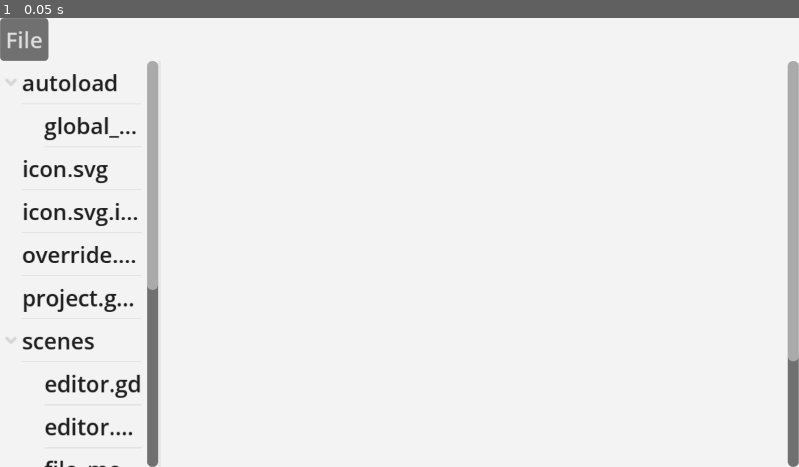
Above: before the commit, frame 1.
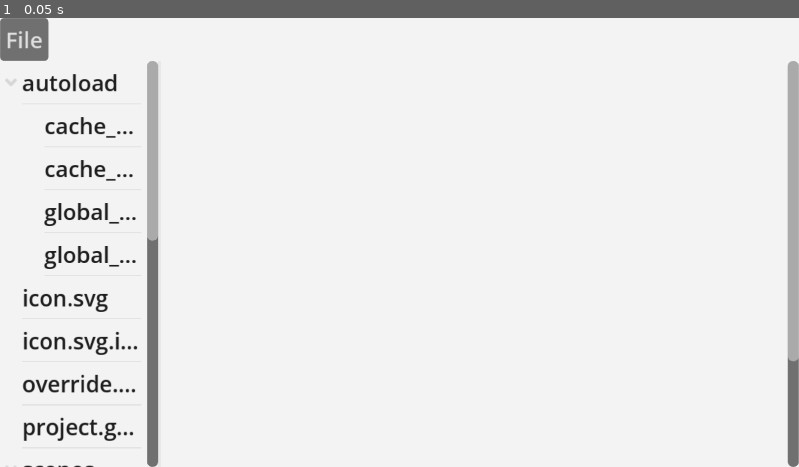
Above: after the commit, the same moment.

Repository: olafjanssen/snorfeld
Game: Godot game, scene res://scenes/editor.tscn
Same seed, same stepped clock (60 frames per second), same inputs: the game is played once before the commit and once after it.
Inputs:
- Up to frame 1 (0.05 s): no input

The runs differ from the first frame. In frame 1, 2.4% of the frame differs, in the area x 0-20%, y 22-100%.

Commit message:
Fix loading folder signal emitting, and adding simple cache manager

Diff:
--- /dev/null
+++ b/autoload/cache_manager.gd
@@ -0,0 +1,80 @@
+extends Node
+
+# Cache manager for temporary data storage
+# Creates and manages the .snorfeld cache folder
+
+const CACHE_DIR_NAME := ".snorfeld"
+var current_cache_path := ""
+
+
+func _ready() -> void:
+	print("Starting caching manager...")
+	# Connect to folder_opened signal to auto-create cache
+	GlobalSignals.folder_opened.connect(_on_folder_opened)
+
+
+func _on_folder_opened(path: String) -> void:
+	current_cache_path = path.path_join(CACHE_DIR_NAME)
+	create_cache(path)
+
+
+# Creates the cache folder for the given directory
+func create_cache(base_path: String) -> bool:
+	var cache_path := base_path.path_join(CACHE_DIR_NAME)
+
+	if not DirAccess.dir_exists_absolute(cache_path):
+		var err: int = DirAccess.make_dir_recursive_absolute(cache_path)
+		if err == OK:
+			current_cache_path = cache_path
+			return true
+		else:
+			push_error("Failed to create cache directory: %s" % [cache_path])
+			return false
+	else:
+		current_cache_path = cache_path
+		return true
+
+
+# Clears the cache folder and all its contents
+func clear_cache(base_path: String) -> bool:
+	var cache_path := base_path.path_join(CACHE_DIR_NAME)
+
+	if DirAccess.dir_exists_absolute(cache_path):
+		var dir := DirAccess.open(cache_path)
+
+		if dir:
+			# Remove all files and subdirectories
+			dir.list_dir_begin()
+			var file_name := ""
+			while file_name != "":
+				file_name = dir.get_next()
+				if file_name != "":
+					var full_path := cache_path.path_join(file_name)
+					if dir.current_is_dir():
+						# Recursively remove subdirectory
+						var sub_dir := DirAccess.open(full_path)
+						if sub_dir:
+							sub_dir.remove_dir_recursive(full_path)
+					else:
+						dir.remove_file(full_path)
+				dir.list_dir_end()
+
+			# Remove the cache directory itself
+			var err: int = dir.remove_dir(cache_path)
+			if err == OK:
+				current_cache_path = ""
+				return true
+			else:
+				push_error("Failed to remove cache directory: %s" % [cache_path])
+				return false
+		else:
+			push_error("Failed to open cache directory for clearing: %s" % [cache_path])
+			return false
+	else:
+		# Cache doesn't exist, nothing to clear
+		return true
+
+
+# Gets the current cache path
+func get_cache_path() -> String:
+	return current_cache_path
--- a/project.godot
+++ b/project.godot
@@ -23,6 +23,7 @@
 [autoload]
 
 GlobalSignals="*res://autoload/global_signals.gd"
+CacheManager="*res://autoload/cache_manager.gd"
 
 [dotnet]
 
--- a/scenes/editor.tscn
+++ b/scenes/editor.tscn
@@ -1,56 +1,56 @@
-[gd_scene format=3]
+[gd_scene format=3 uid="uid://editor"]
 
-[ext_resource type="PackedScene" path="res://scenes/markdown_editor.tscn" id="0"]
-[ext_resource type="Script" path="res://scenes/editor.gd" id="1"]
-[ext_resource type="Script" path="res://scenes/file_menu.gd" id="2"]
-[ext_resource type="Script" path="res://scenes/tree_script.gd" id="3"]
-[ext_resource type="Theme" path="res://themes/light_theme.tres" id="4"]
+[ext_resource type="PackedScene" uid="uid://caaqkeydpk1xe" path="res://scenes/markdown_editor.tscn" id="0"]
+[ext_resource type="Script" uid="uid://vnm4h83qahvi" path="res://scenes/editor.gd" id="1"]
+[ext_resource type="Script" uid="uid://bfh6i4n7e4fpi" path="res://scenes/file_menu.gd" id="2"]
+[ext_resource type="Script" uid="uid://cggewxv0plvcs" path="res://scenes/tree_script.gd" id="3"]
+[ext_resource type="Theme" uid="uid://o8gx2nmawf21" path="res://themes/light_theme.tres" id="4"]
 
-[node name="Editor" type="Control"]
+[node name="Editor" type="Control" unique_id=1329163321]
 layout_mode = 3
 anchors_preset = 15
 anchor_right = 1.0
 anchor_bottom = 1.0
 grow_horizontal = 2
 grow_vertical = 2
-script = ExtResource( "1" )
+script = ExtResource("1")
 
-[node name="Panel" type="Panel" parent="."]
+[node name="Panel" type="Panel" parent="." unique_id=516147253]
 layout_mode = 1
 anchors_preset = 15
 anchor_right = 1.0
 anchor_bottom = 1.0
 grow_horizontal = 2
 grow_vertical = 2
-theme = ExtResource( "4" )
+theme = ExtResource("4")
 
-[node name="MenuBar" type="MenuBar" parent="."]
+[node name="MenuBar" type="MenuBar" parent="." unique_id=16594385]
 layout_mode = 0
 anchor_right = 1.0
 size_flags_vertical = 0
-theme = ExtResource( "4" )
+theme = ExtResource("4")
 
-[node name="File" type="PopupMenu" parent="MenuBar"]
-theme = ExtResource( "4" )
-script = ExtResource( "2" )
+[node name="File" type="PopupMenu" parent="MenuBar" unique_id=1344205732]
+theme = ExtResource("4")
+script = ExtResource("2")
 
-[node name="HSplitContainer" type="HSplitContainer" parent="."]
+[node name="HSplitContainer" type="HSplitContainer" parent="." unique_id=1412264399]
 layout_mode = 0
 anchor_right = 1.0
 anchor_bottom = 1.0
 offset_top = 24.0
-theme = ExtResource( "4" )
-split_offsets = PackedInt32Array( 116 )
+theme = ExtResource("4")
+split_offsets = PackedInt32Array(116)
 split_offset = 116
 
-[node name="FileBrowser" type="Tree" parent="HSplitContainer"]
+[node name="FileBrowser" type="Tree" parent="HSplitContainer" unique_id=282338753]
 layout_mode = 2
 size_flags_vertical = 3
-theme = ExtResource( "4" )
+theme = ExtResource("4")
 hide_root = true
-script = ExtResource( "3" )
+script = ExtResource("3")
 
-[node name="MarkdownEditor" parent="HSplitContainer" instance=ExtResource( "0" )]
+[node name="MarkdownEditor" parent="HSplitContainer" unique_id=65735836 instance=ExtResource("0")]
 layout_mode = 2
 size_flags_horizontal = 3
-theme = ExtResource( "4" )
+theme = ExtResource("4")
--- a/scenes/tree_script.gd
+++ b/scenes/tree_script.gd
@@ -7,17 +7,16 @@
 
 func _ready():
 	Window.get_focused_window().set_content_scale_factor(2.0)
-	_load_config()
-	_setup_file_tree()
 	item_selected.connect(_on_item_selected)
 	GlobalSignals.request_open_folder.connect(_on_open_folder_requested)
 	GlobalSignals.folder_opened.connect(_on_folder_opened)
+	_load_config()
 
 func _load_config():
 	if config.load(CONFIG_FILE) != OK:
-		current_path = "res://"
+		GlobalSignals.folder_opened.emit("res://")
 	else:
-		current_path = config.get_value("general", "last_folder", "res://")
+		GlobalSignals.folder_opened.emit(config.get_value("general", "last_folder", "res://"))
 
 func _save_config():
 	config.set_value("general", "last_folder", current_path)
Not shown, added: autoload/cache_manager.gd.uid
Not shown, added: autoload/global_signals.gd.uid
Not shown, added: scenes/editor.gd.uid
Not shown, added: scenes/tree_script.gd.uid
